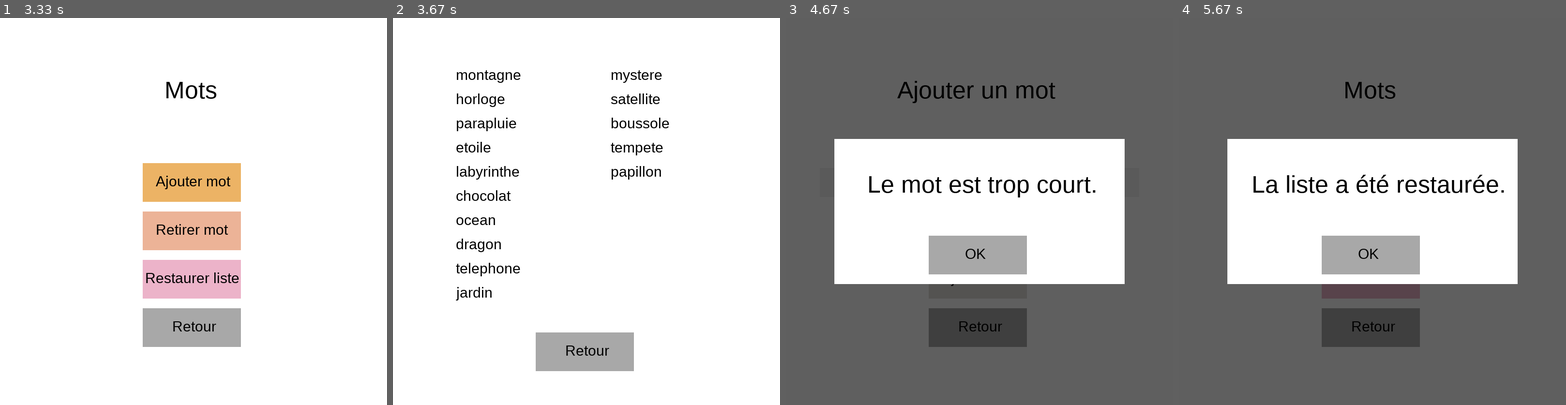
Above: before the commit, frames 1-4 (left to right).
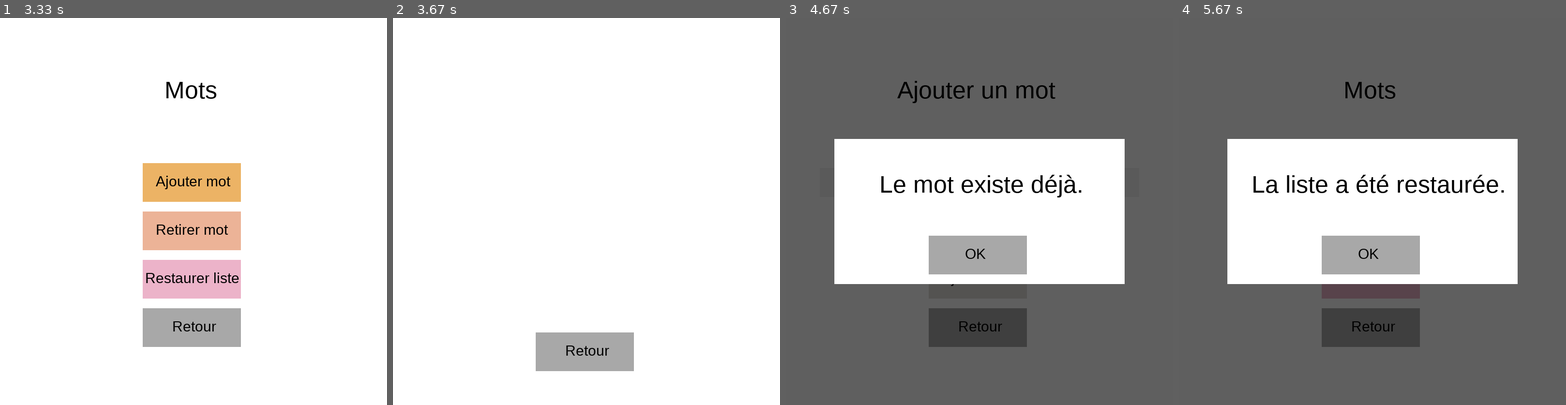
Above: after the commit, the same moments.

Repository: nicolas-riera/pendu
Game: pygame game, started from main.py
The game is run twice, just before and just after one commit, with the same random seed, the same clock (stepped at 60 frames per second) and the same inputs.
Inputs (mouse positions are in pixels of both pictures, inside the frame that each line leads up to):
- Up to frame 1 (3.33 s): click "Jouer" at 0.38 s; click (232, 296) at 2.78 s; click "Mots" at 3.12 s
- Up to frame 2 (3.67 s): click (632, 246) at 3.45 s
- Up to frame 3 (4.67 s): click "Retour" at 3.78 s; click "Ajouter mot" at 4.12 s; tap Enter at 4.4 s
- Up to frame 4 (5.67 s): click "OK" at 4.78 s; click "Retour" at 5.12 s; click "Restaurer liste" at 5.45 s

Frame 1 is identical in both runs. In frame 2, 2.1% of the frame differs, in the area x 16-72%, y 13-73%; in frame 3, 1.1%; in frame 4, nothing differs.

Commit message:
fix: added failsafe for the words.txt

Diff:
--- a/main.py
+++ b/main.py
@@ -25,6 +25,8 @@
     my_fonts = pygame.font.Font(FONT_PATH, 30), pygame.font.Font(FONT_PATH, 50)
     clock = pygame.time.Clock()
 
+    check_empty_last_line()
+
     if read_words() == []:
         reset_words()
 
--- a/src/words_mgt.py
+++ b/src/words_mgt.py
@@ -54,3 +54,17 @@
 
     with open(FILE_PATH, "w") as f:
         f.write(text_list)
+
+def check_empty_last_line():
+
+    file_list = read_words_file()
+
+    if file_list[len(file_list)-1] != f"{file_list[len(file_list)-1]}\n":
+        file_list[len(file_list)-1] = f"{file_list[len(file_list)-1]}\n"
+
+    text_list=""
+    for e in file_list:
+        text_list += e
+
+    with open(FILE_PATH, "w") as f:
+        f.write(text_list)
